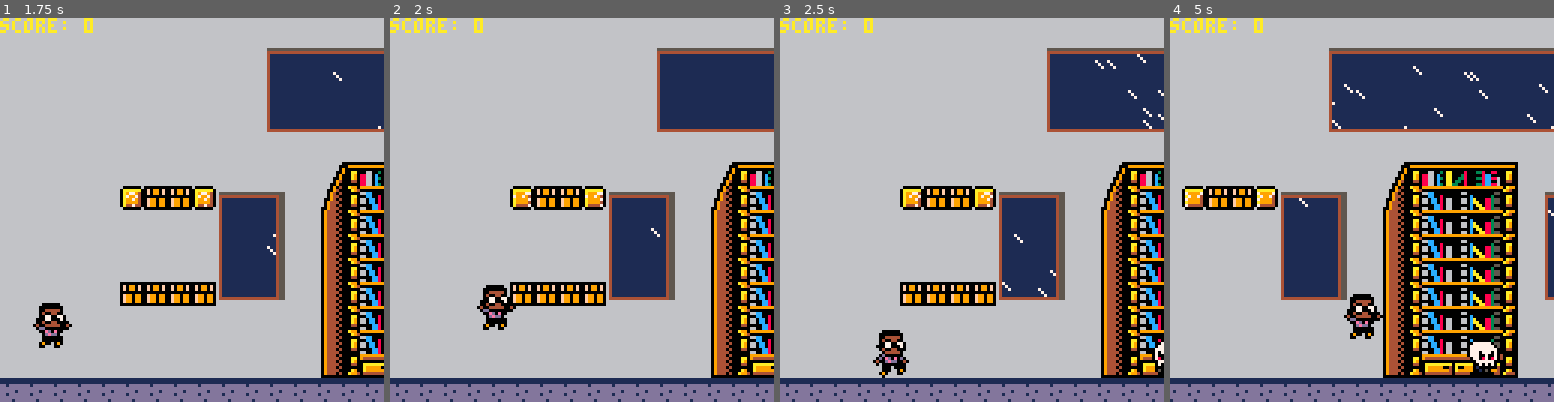
Above: before the commit, frames 1-4 (left to right).
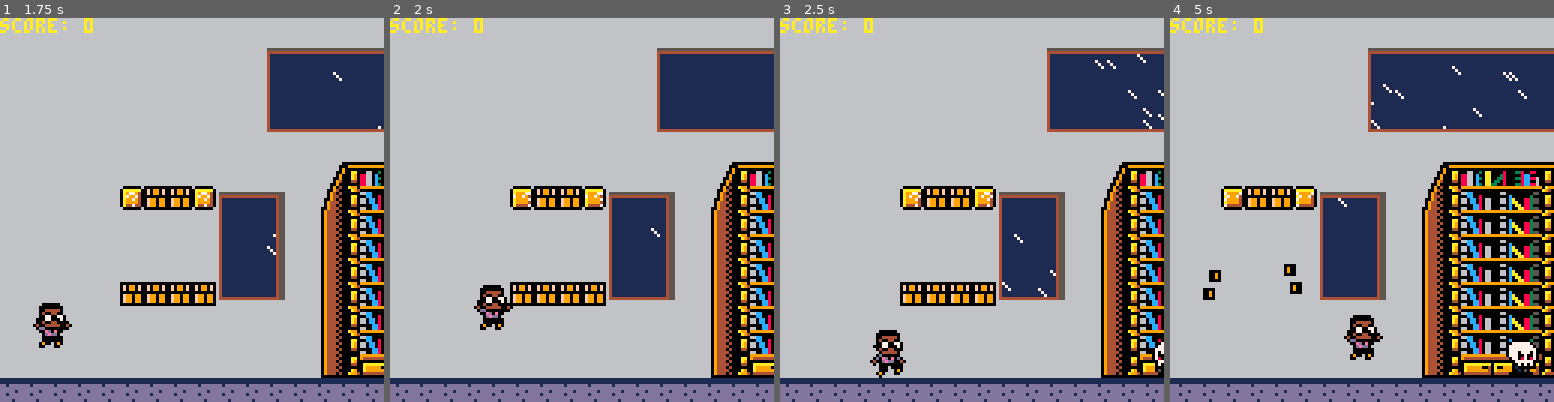
Above: after the commit, the same moments.

Repository: cwrightlibrary/pico-8
Game: PICO-8 cartridge library_game/carts/library-game.p8
Two runs of this game, one before a commit and one after it. Both use one fixed random seed, a clock stepped at 60 frames per second and the inputs below.
Inputs:
- Up to frame 1 (1.75 s): tap X (X key) at 0.33, 1.07 s; tap O (Z key) at 0.7, 1.7 s; hold Right from 1.6 s (still down)
- Up to frame 2 (2 s): keep holding Right; tap X (X key) at 1.85 s
- Up to frame 3 (2.5 s): release Right at 2.1 s; tap O (Z key) at 2.1 s; hold Right from 2.47 s (still down)
- Up to frame 4 (5 s): tap O (Z key) every 0.4 s from 2.5 to 4.9 s; tap X (X key) at 2.97, 4.08 s; release Right at 3.03 s; hold Left 3.08-3.58 s; hold Right 4.02-4.68 s

Frame 1 is identical in both runs. In frame 2, 0.4% of the frame differs, in the area x 21-33%, y 69-82%; in frame 3, 0.5%; in frame 4, 31%, in the area x 0-100%, y 7-100%.

Commit message:
Add files via upload

Diff:
--- a/library_game/carts/library-game.p8
+++ b/library_game/carts/library-game.p8
@@ -69,11 +69,11 @@
  fix_platform()
  add_q_brick()
  add_p_brick()
- add_sk()
- add_sk_small()
  add_coin()
  add_brick_coin()
  p_draw()
+ add_sk()
+ add_sk_small()
  print('score: '..p.score,cam_x,0,10)
  break_brick()
 end
@@ -158,7 +158,7 @@
   falling=false,
   looper=false,
   waiting=0,
-  acc=.22,
+  acc=.2,
   boost=2,
   higher_boost=.75,
   jump_hold=0,
@@ -490,7 +490,7 @@
     end
    end
    sk_small.x+=sk_small.dx
-   if object_collide(p.x+3,p.y+p.h,p.x+3+p.w-6,p.y+p.h+1,sk_small.x+3,sk_small.y,sk_small.x+1+sk_small.w-3,sk_small.y+1)
+   if object_collide(p.x+3,p.y+p.h,p.x+3+p.w-6,p.y+p.h+1,sk_small.x,sk_small.y,sk_small.x+sk_small.w-2,sk_small.y+1)
    and not p.jumping
    and p.falling
     then
@@ -941,28 +941,26 @@
  local y1=0    local y2=0
  --create player hitbox
  if aim=='left' then
-  x1=x+2   x2=x+5
+  x1=x+2   x2=x+3
   y1=y+1   y2=y+h-2
  elseif aim=='right' then
-  x1=x+w-3 x2=x+w-5
+  x1=x+w-3 x2=x+w-4
   y1=y+1   y2=y+h-2
  elseif aim=='up' then
   x1=x+6   x2=x+w-6
   y1=y-1   y2=y
  elseif aim=='down' then
-  x1=x+5   x2=x+w-6
+  x1=x+7   x2=x+w-8
   y1=y+h-1 y2=y+h+1
  elseif aim=='down_more' then
-  x1=x+5   x2=x+w-6
-  y1=y+h+2 y2=y+h+4
+  x1=x+7   x2=x+w-8
+  y1=y+h y2=y+h+4
  elseif aim=='coin' then
   x1=obj.x       x2=obj.x+obj.w
   y1=obj.y+obj.h y2=obj.y+2
  elseif aim=='up_break' then
   x1=x+8   x2=x+w-7
   y1=y-1   y2=y
-  --rx1=x1 rx2=x2
-  --ry1=y1 ry2=y2
  end
  --rx1=x1 rx2=x2
  --ry1=y1 ry2=y2
Not shown, changed: 32 lines of the sprite sheet (__gfx__) section of library_game/carts/library-game.p8
Not shown, changed: the sound effects (__sfx__) section of library_game/carts/library-game.p8
